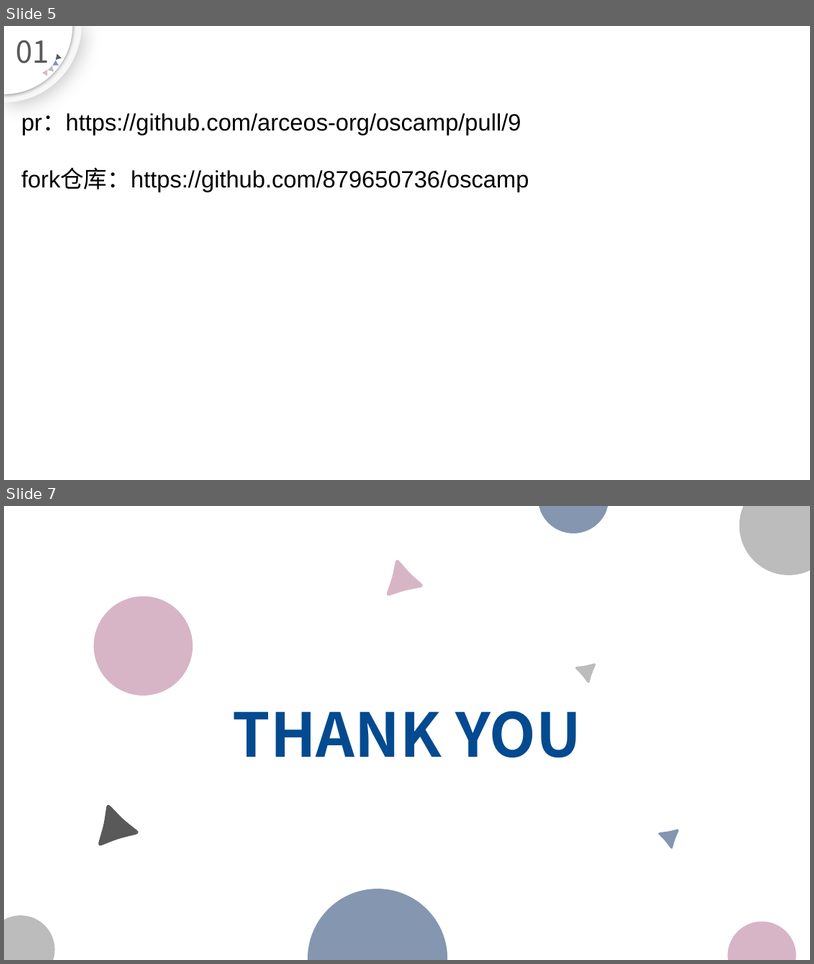
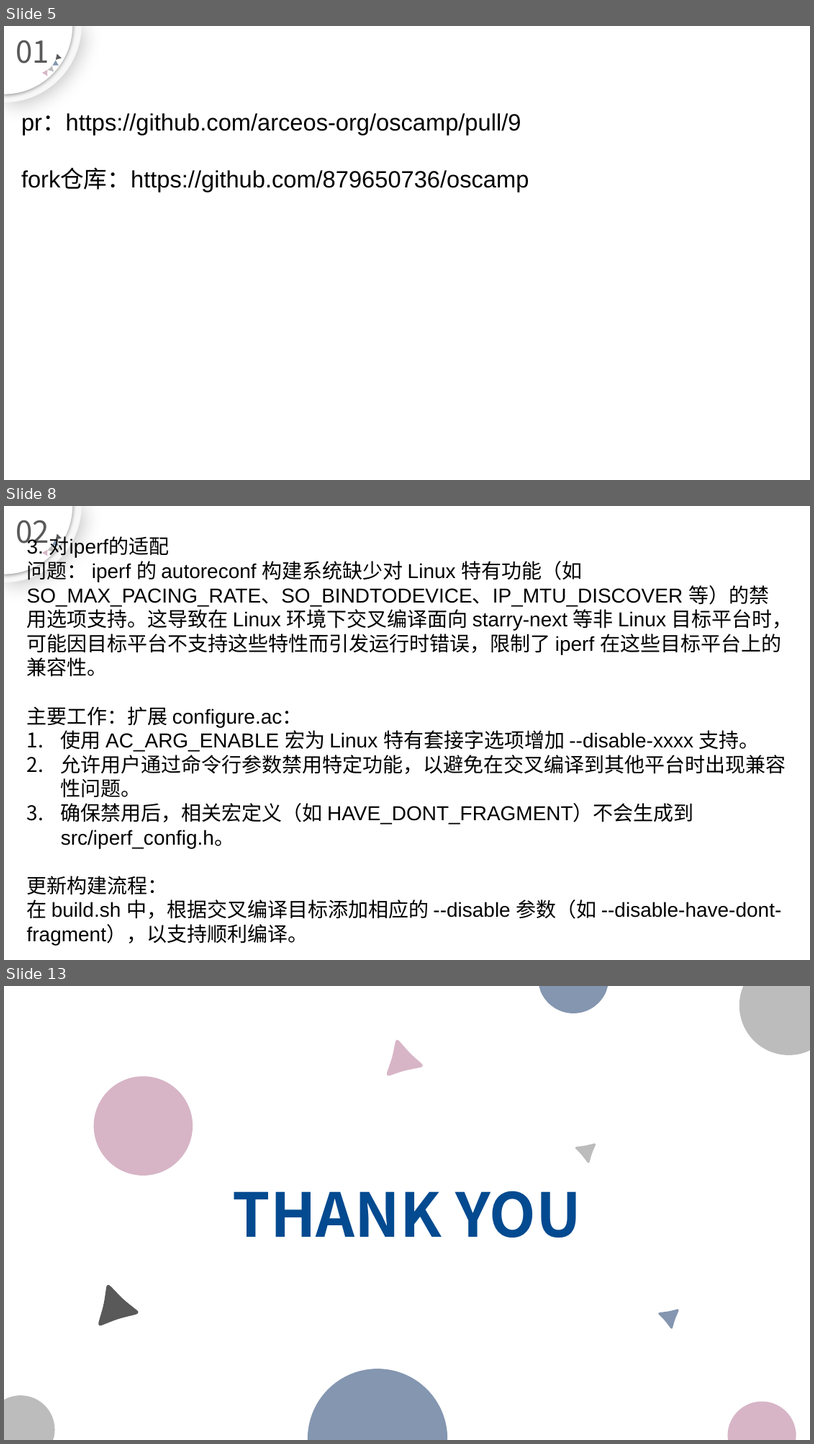
Before and after one commit to 879650736/oscamp-stage4-summary, a slide deck: stage4.pptx. Shown one above the other, each under a label of ours: slides 5 and 7 before the commit, slides 5, 8 and 13 after it; the slides between them are not shown. The pictures are 814x964 and 814x1444 pixels, drawn with LibreOffice and Linux fonts; fonts in the diff are those of the drawing. Boxes give left, top, right and bottom in pixels: in the first picture for what was removed or moved away, otherwise in the second. Text is boxed around its words. In the diff, an @@ line names an element or a change of style, - is before the commit and + after.

Commit message:
更新 stage4.pptx 文件

```diff
--- a/stage4.pptx
+++ b/stage4.pptx
@@ slide 8 added at [4,506,810,960], background #FFFFFF; not listed: 6 template elements that a slide beside it also shows @@
@@ text added at [16,520,49,551], 36 pt, text #595959 @@
+02
@@ text added at [27,533,793,944], 24 pt, text #000000 @@
+3. 对iperf的适配
+问题： iperf 的 autoreconf 构建系统缺少对 Linux 特有功能（如 SO_MAX_PACING_RATE、SO_BINDTODEVICE、IP_MTU_DISCOVER 等）的禁用选项支持。这导致在 Linux 环境下交叉编译面向 starry-next 等非 Linux 目标平台时，可能因目标平台不支持这些特性而引发运行时错误，限制了 iperf 在这些目标平台上的兼容性。
+主要工作：扩展 configure.ac：
+1. 使用 AC_ARG_ENABLE 宏为 Linux 特有套接字选项增加 --disable-xxxx 支持。
+2. 允许用户通过命令行参数禁用特定功能，以避免在交叉编译到其他平台时出现兼容性问题。
+3. 确保禁用后，相关宏定义（如 HAVE_DONT_FRAGMENT）不会生成到 src/iperf_config.h。
+更新构建流程：
+在 build.sh 中，根据交叉编译目标添加相应的 --disable 参数（如 --disable-have-dont-fragment），以支持顺利编译。
@@ freeform shape added at [48,546,56,554], fill #BCBCBC @@
@@ freeform shape added at [52,540,60,548], fill #8496B0 @@
@@ what was slide 7 is now slide 13 @@
```
Also in this commit, not shown: 2 slides changed, 5 other slides added.
